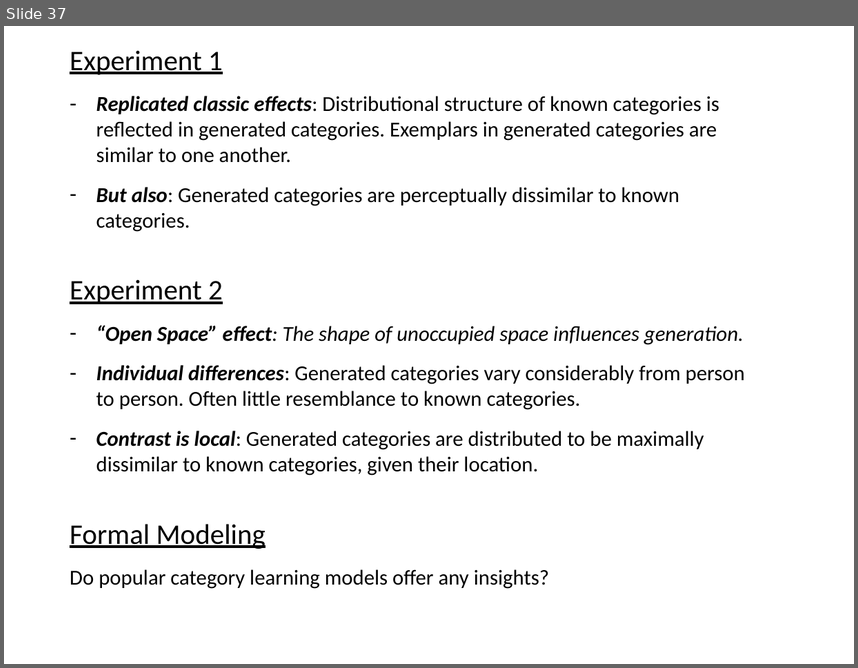
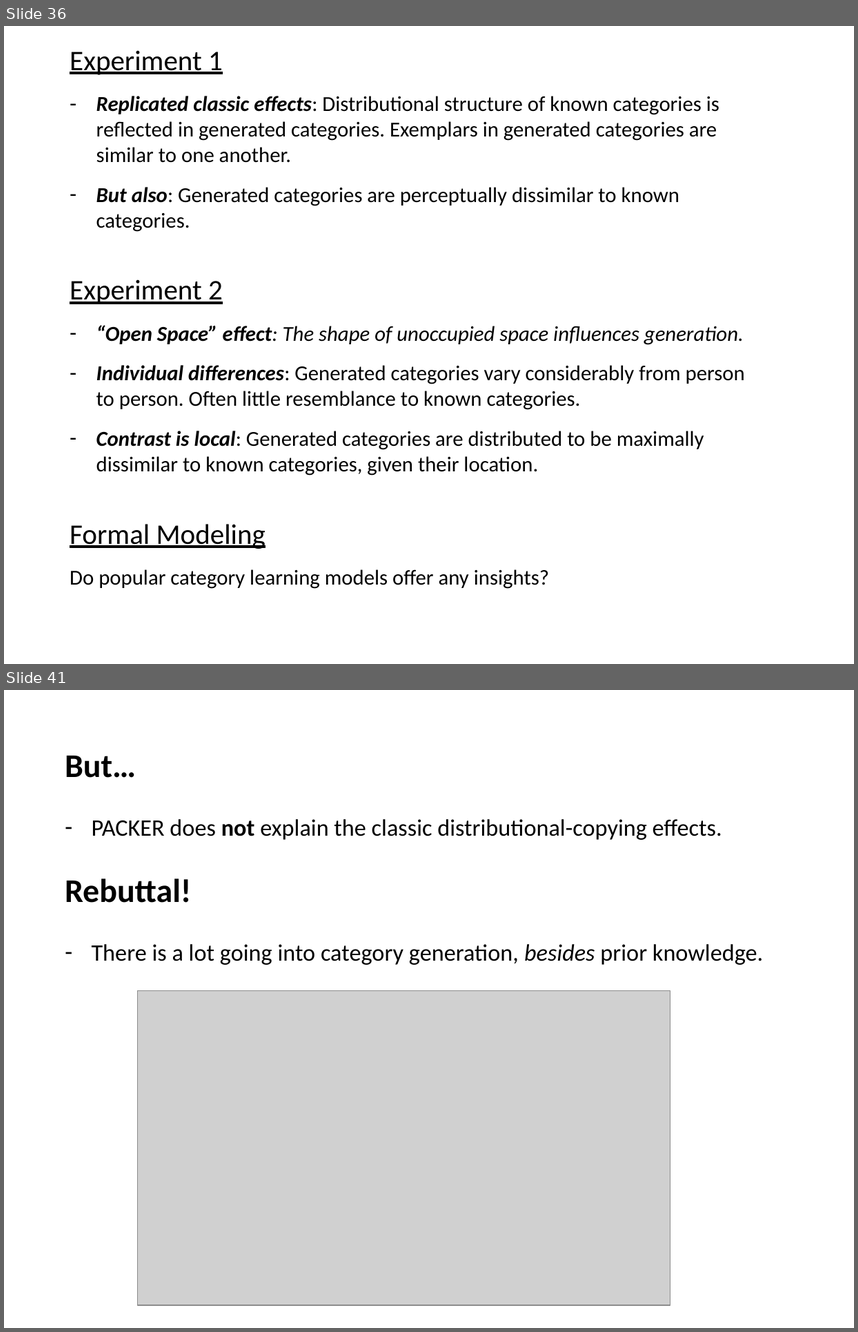
Before and after one commit to AusterweilLab/generating_categories, a slide deck: Presentations/ccn-bbag-march-2-2017.pptx. Shown one above the other, each under a label of ours: slide 37 before the commit, slides 36 and 41 after it; the slides between them are not shown. The pictures are 858x668 and 858x1332 pixels, drawn with LibreOffice and Linux fonts; fonts in the diff are those of the drawing; grey boxes stand for pictures. Boxes give left, top, right and bottom in pixels: in the first picture for what was removed or moved away, otherwise in the second. Text is boxed around its words. In the diff, an @@ line names an element or a change of style, - is before the commit and + after.

```diff
--- a/Presentations/ccn-bbag-march-2-2017.pptx
+++ b/Presentations/ccn-bbag-march-2-2017.pptx
@@ slide 41 added at bbox=[4, 690, 854, 1328], background #FFFFFF @@
@@ text added at bbox=[65, 756, 763, 965], 20 pt, text #000000 @@
+But…
+– PACKER does not explain the classic distributional-copying effects.
+Rebuttal!
+– There is a lot going into category generation, besides prior knowledge.
@@ picture added at bbox=[137, 990, 670, 1305] @@
@@ what was slide 37 is now slide 36 @@
```
Also in this commit, not shown: 2 slides changed, 6 other slides added, 4 slides removed, 2 other files.
